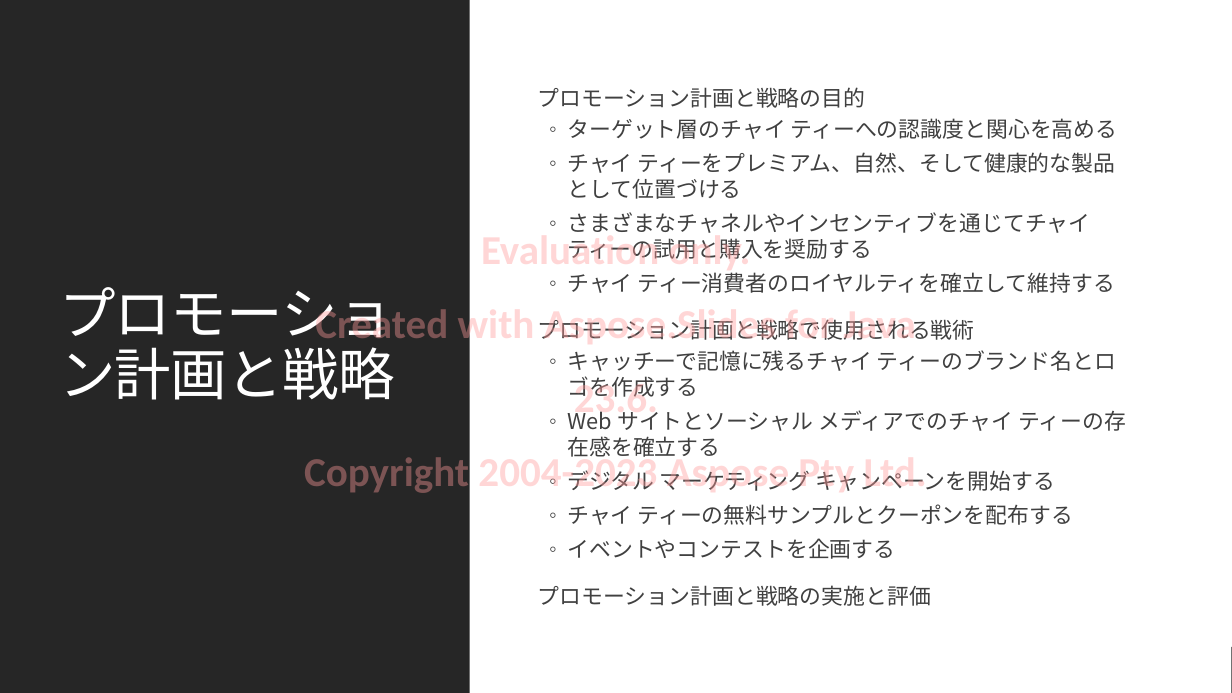
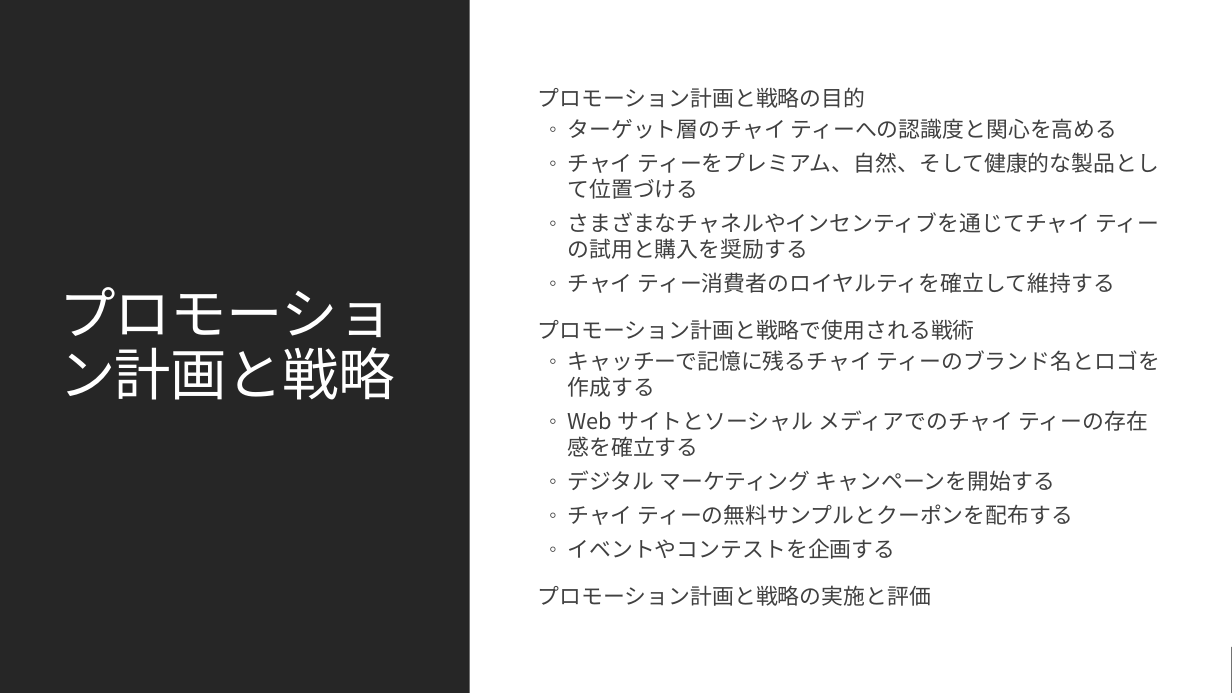
Before and after one commit to MicrosoftLearning/MS-4004-Empower-workforce-copilot-use-cases.ja-jp, a slide deck: slide 11 of ResourceFiles/Mystic Spice Premium Chai Market Analysis Presentation.pptx. Drawn at 1232x693 pixels with LibreOffice and Linux fonts; fonts in the diff are those of the drawing. Boxes give left, top, right and bottom in pixels: in the first picture for what was removed or moved away, otherwise in the second. Text is boxed around its words. In the diff, an @@ line names an element or a change of style, - is before the commit and + after.

```diff
--- a/ResourceFiles/Mystic Spice Premium Chai Market Analysis Presentation.pptx
+++ b/ResourceFiles/Mystic Spice Premium Chai Market Analysis Presentation.pptx
@@ text "プロモーション計画と戦略の目的" rewrapped from box(538, 87, 1126, 606) to box(538, 87, 1160, 606) @@
@@ text removed at box(304, 230, 927, 493) @@
-Evaluation only.
-Created with Aspose.Slides for Java 23.6.
-Copyright 2004-2023 Aspose Pty Ltd.
```
Also in this commit, not shown: 13 other slides changed, 18 other files.
